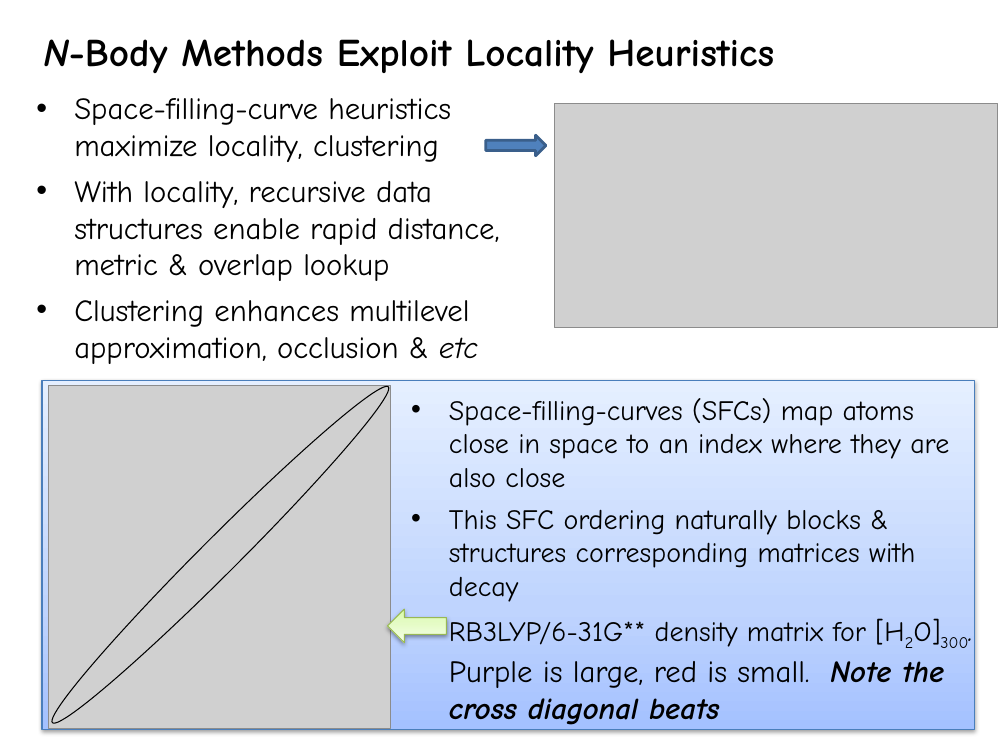
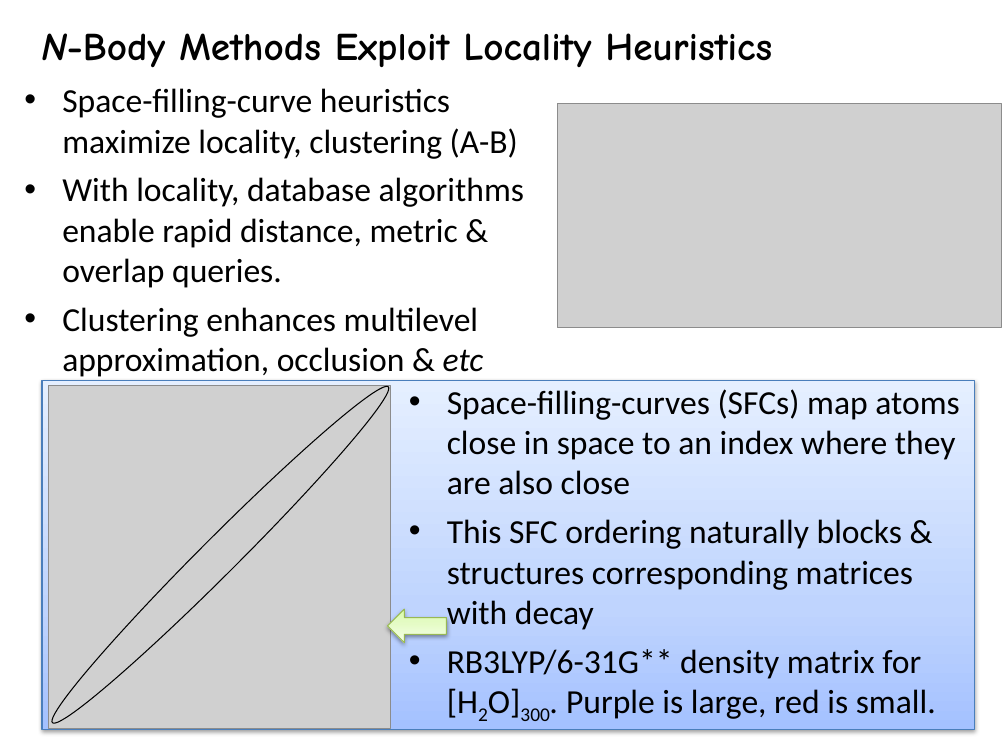
Before and after one commit to FreeON/spammpack, a slide deck: slide 4 of sandwitch_results_3_2015/spamm_big_picture.pptx. Drawn at 1008x756 pixels with LibreOffice and Linux fonts; fonts in the diff are those of the drawing; grey boxes stand for pictures. Boxes give left, top, right and bottom in pixels: in the first picture for what was removed or moved away, otherwise in the second. Text is boxed around its words. In the diff, an @@ line names an element or a change of style, - is before the commit and + after.

```diff
--- a/sandwitch_results_3_2015/spamm_big_picture.pptx
+++ b/sandwitch_results_3_2015/spamm_big_picture.pptx
@@ text "N-Body Methods Exploit Locality Heuristics": place and size @@
-text "N-Body Methods Exploit Locality Heuristics" at box(43, 39, 774, 73)
+text "N-Body Methods Exploit Locality Heuristics" at box(41, 33, 772, 68)
@@ text "Space-filling-curve heuristics maximize locality, clustering ...": place and size @@
-text "Space-filling-curve heuristics maximize locality, clustering ..." at box(74, 98, 500, 364)
+text "Space-filling-curve heuristics maximize locality, clustering ..." at box(62, 88, 524, 377)
@@ text at box(62, 88, 524, 288): text changed; size 22 to 24 pt; font Comic Neue to Calibri @@
-• Space-filling-curve heuristics maximize locality, clustering
-• With locality, recursive data structures enable rapid distance, metric & overlap lookup
+• Space-filling-curve heuristics maximize locality, clustering (A-B)
+• With locality, database algorithms enable rapid distance, metric & overlap queries.
@@ right arrow removed at box(486, 135, 546, 155) @@
@@ text at box(62, 307, 484, 377): size 22 to 24 pt, font Comic Neue to Calibri in "Clustering enhances multilevel approximation, occlusion & et ..." @@
@@ text "Space-filling-curves (SFCs) map atoms close ...": place and size @@
-text "Space-filling-curves (SFCs) map atoms close ..." at box(449, 398, 968, 730)
+text "Space-filling-curves (SFCs) map atoms close ..." at box(447, 389, 959, 721)
@@ text at box(447, 389, 959, 632): size 20 to 24 pt, font Comic Neue to Calibri in "Space-filling-curves (SFCs) map atoms close in space ...", "This SFC ordering naturally blocks & structures ..." @@
@@ text at box(447, 649, 936, 721): text changed; size 22 to 24 pt; font Comic Neue to Calibri @@
-• RB3LYP/6-31G** density matrix for [H2O]300. Purple is large, red is small. Note the cross diagonal beats
+• RB3LYP/6-31G** density matrix for [H2O]300. Purple is large, red is small.
```
Also in this commit, not shown: 1 other slide changed, 3 slides added, 2 slides removed.
